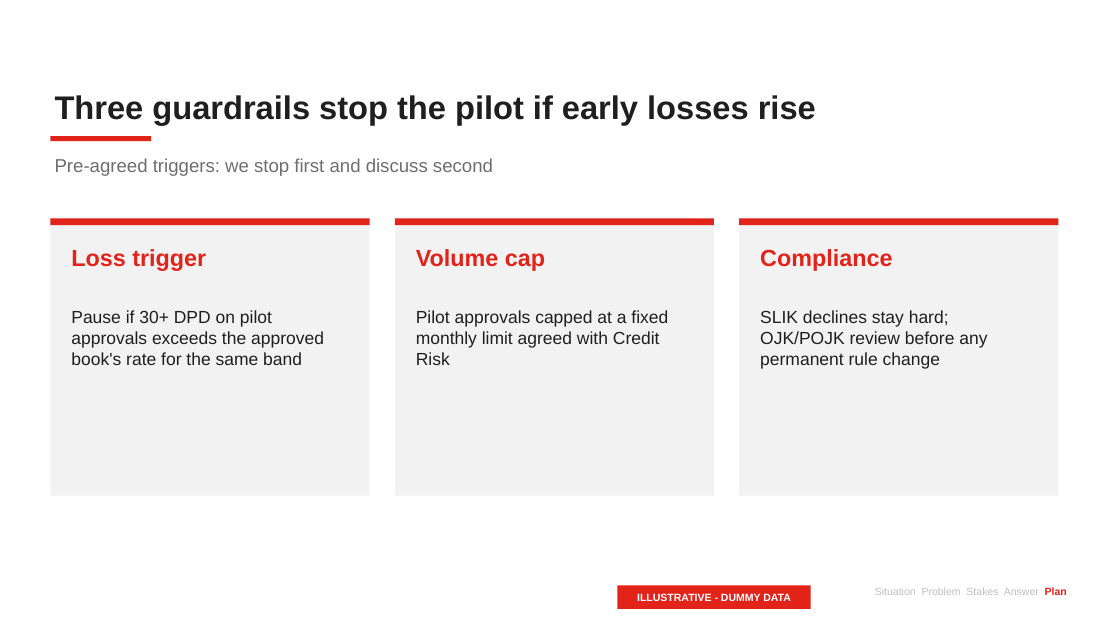
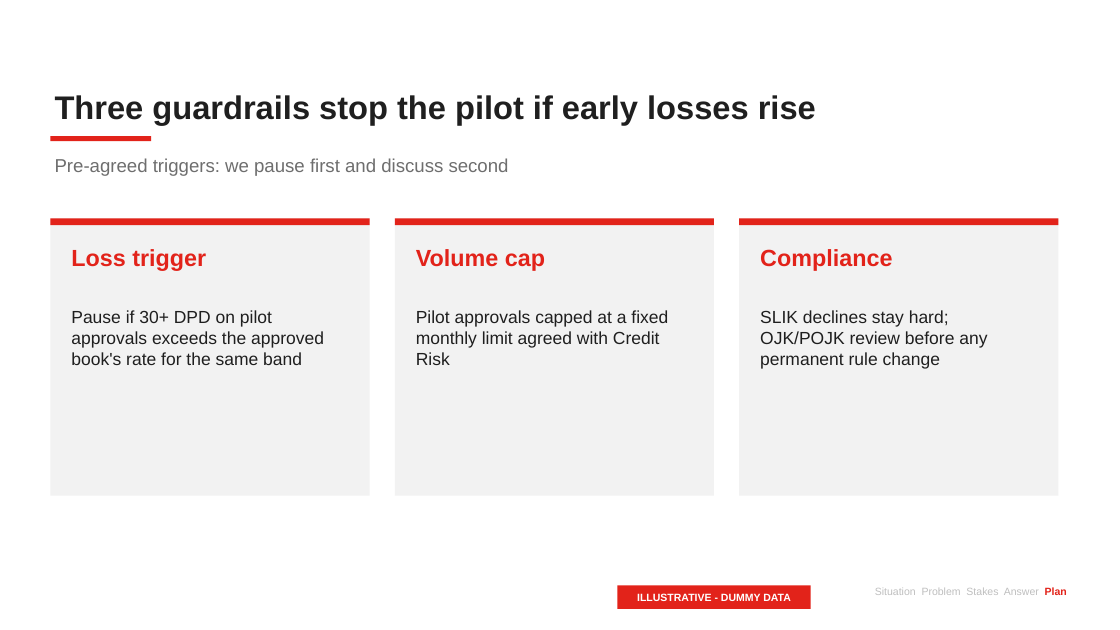
Before and after one commit to Mamel-lop/pstack-loki, a slide deck: slide 14 of decks/ocbc-unsecured-pl/deck.pptx. Drawn at 1120x630 pixels with LibreOffice and Linux fonts; fonts in the diff are those of the drawing. Boxes give left, top, right and bottom in pixels: in the first picture for what was removed or moved away, otherwise in the second. Text is boxed around its words. In the diff, an @@ line names an element or a change of style, - is before the commit and + after.

```diff
--- a/decks/ocbc-unsecured-pl/deck.pptx
+++ b/decks/ocbc-unsecured-pl/deck.pptx
@@ text at (55,158,509,176): text changed @@
-Pre-agreed triggers: we stop first and discuss second
+Pre-agreed triggers: we pause first and discuss second
```
Also in this commit, not shown: 3 other slides changed, 12 other files.
